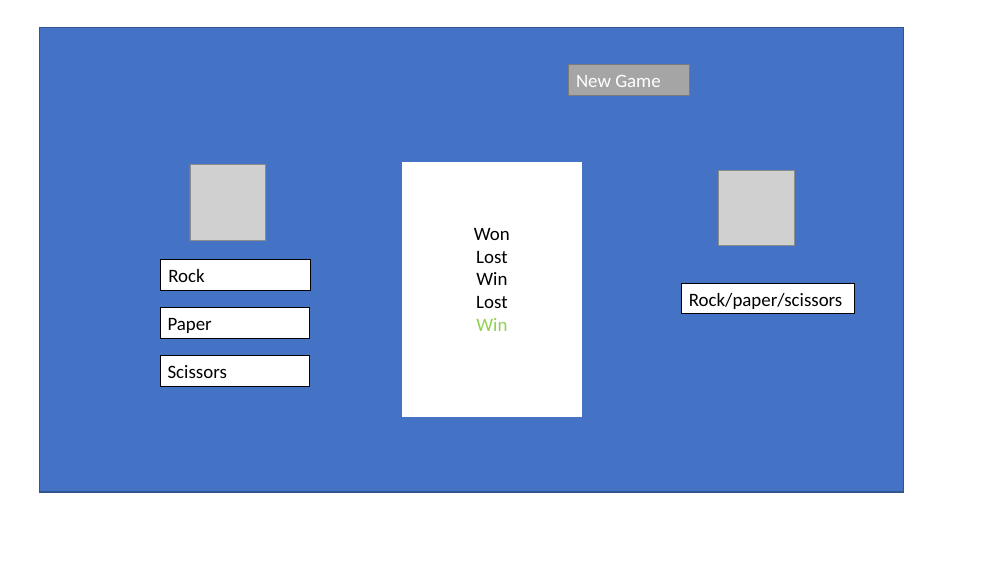
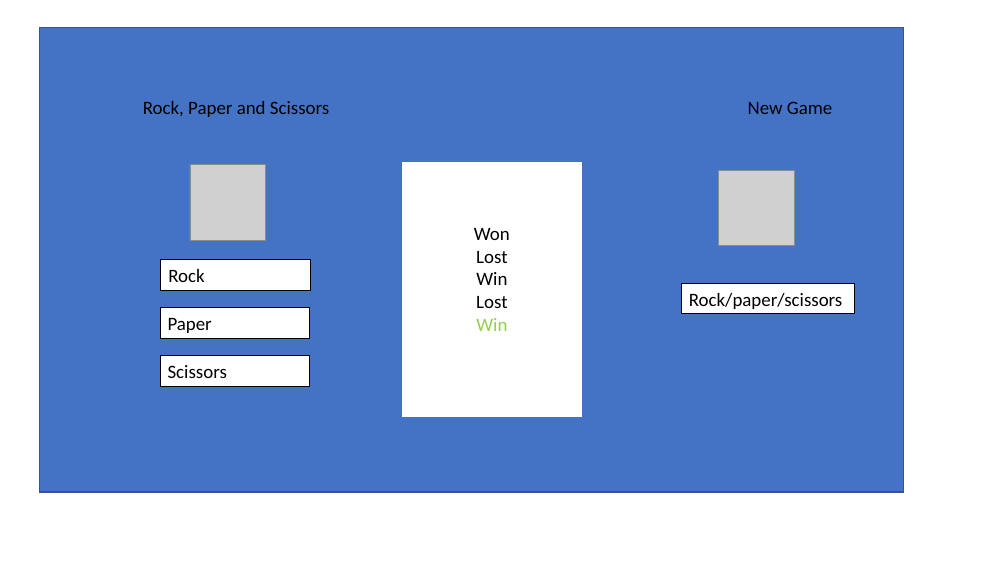
Before and after one commit to davihsousa/rock_paper_scissors, a slide deck: slide 1 of design.pptx. Drawn at 1008x567 pixels with LibreOffice and Linux fonts; fonts in the diff are those of the drawing; grey boxes stand for pictures. Boxes give left, top, right and bottom in pixels: in the first picture for what was removed or moved away, otherwise in the second. Text is boxed around its words. In the diff, an @@ line names an element or a change of style, - is before the commit and + after.

```diff
--- a/design.pptx
+++ b/design.pptx
@@ rectangle removed at <box>569,65,690,95</box> @@
-New Game
@@ text added at <box>143,101,832,117</box>, 18 pt, text #000000 @@
+Rock, Paper and Scissors New Game
```
Also in this commit, not shown: 2 other files.
